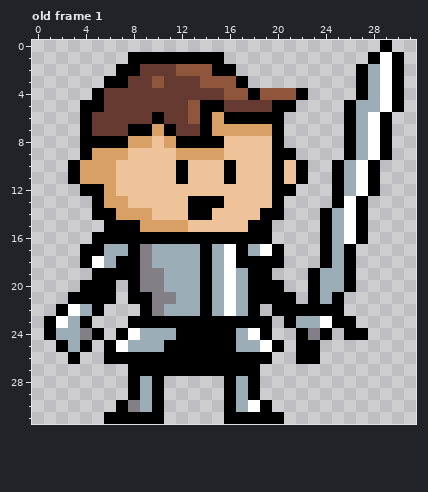
Two states of a pixel-art file, sprites/ezra.aseprite. The picture above was drawn from the file before the commit.
32x32 pixels, 1 frame. Shown: old frame 1. The commit also changed other frames, which this record leaves out.
Now the later version:
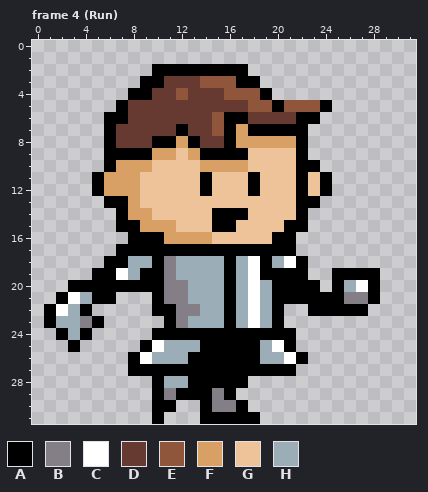
Palette (. is transparent): A #000000  B #847e87  C #ffffff  D #663931  E #8f563b  F #d9a066  G #eec39a  H #9badb7
A new or re-ordered frame is compared with the old frame closest to it.
What changed:
frames 1 -> 4
layer "Legs" added
layer "Body" added
layer "Layer 1" removed
Changed rows in their new state; - is an unchanged pixel.
Frame 4 (Run) is new; against old frame 1:
first column x 1:
 0 ----------------------------.-
 1 -------........------------...
 2 ------...AAAAA--A---------....
 3 -----...AA-------A--------....
 4 ----...AA--E-----EA...----....
 5 ---...A-----DDD--EE-EEEA-.....
 6 ---..AA--D--DDE--DDDDAA--....-
 7 ---..A-DDDDA-DEA-AA-AA---....-
 8 ---..-DDDAAF-DDAFFFFFA---....-
 9 ---..AAAAFFG-AAAA--GGA---....-
10 --...AFFF--G-FFFF--G--A-....--
11 --..A-FF---G-A-G-A-G--GA....--
12 ---.--FF-----A---A-GGAGA....--
13 ----.AAF----GGG----GGAA-...---
14 ----..A-----GGAAA-GGGA-....---
15 -----.-----G--AA-GGGAA-....---
16 ----...---FFFFGGGGGAA--....---
17 ---...A-AAAAA-AA-AA-A--...----
18 ---..A-HHAB--H-AHC-HCA-...----
19 ------CHAAB--H-A-C-AAA..A-AA--
20 --A---A-AABB-H-A-CH-AA-.AHCA--
21 -ACH---..A-B-H-A-CH--A-A-BBA--
22 ACHA.---.AABBH-A-CH-..---AA---
23 -H-BA--...-BHHH-HCHA......----
24 .A-A.-...AA-----AA-AA...-..---
25 -.A.-...ACHHH---AAHCA..-------
26 --.--..-CHHH------HHC-.-------
27 ------------------AAA---------
28 -------..-HHAAA-A.------------
29 -------..-BAAAB-..------------
30 ------...-A--ABBA..-----------
31 -----....----AA---..----------
Boxes around the changes in both pictures, in picture pixels (x1, y1, x2, y2):
changed: (44, 40, 404, 424)
